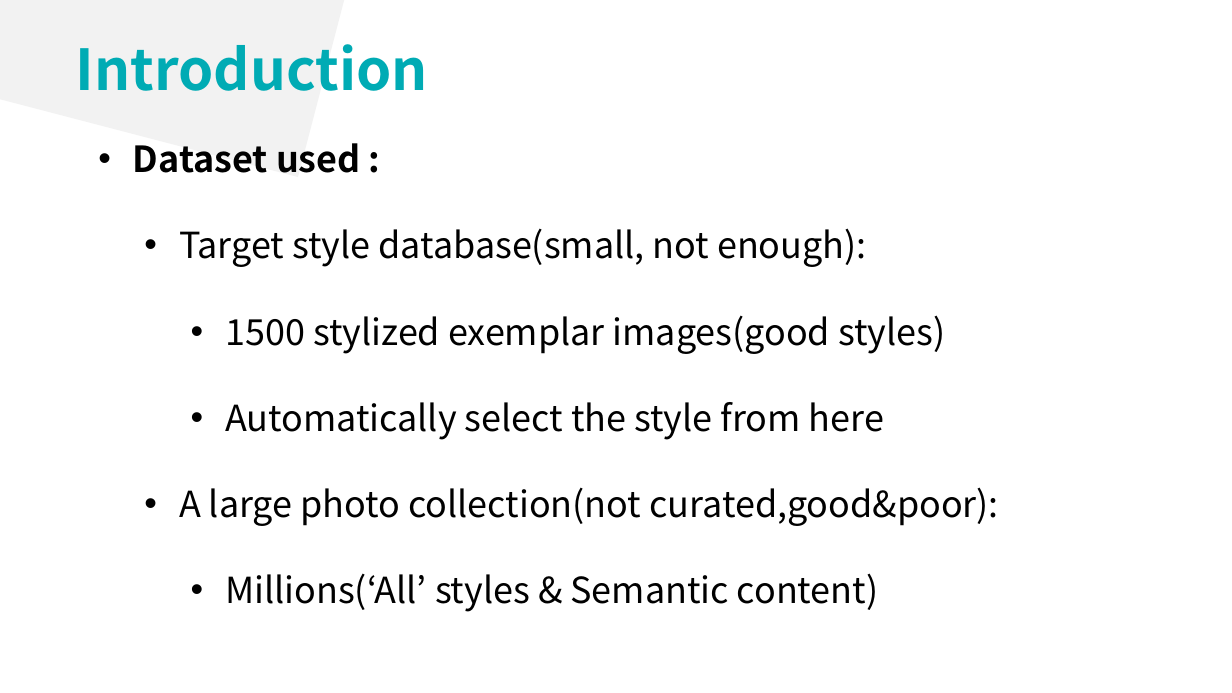
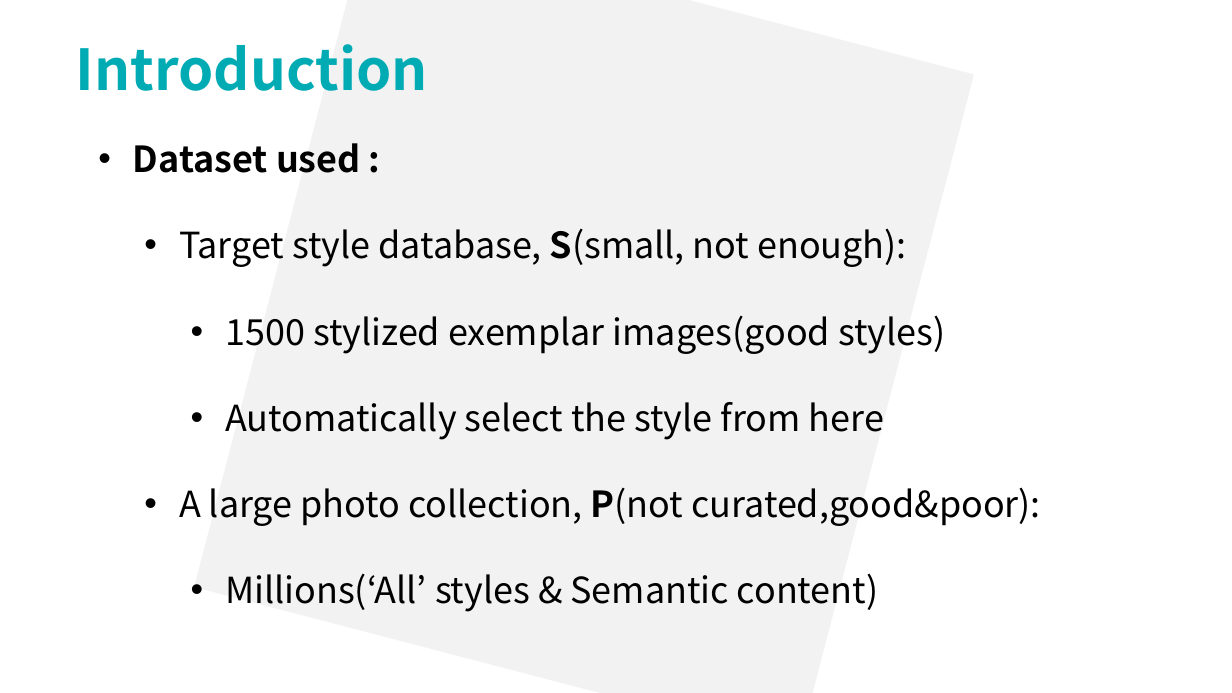
Before and after one commit to lsyoath/sheepy, a slide deck: slide 8 of ComputerVision.pptx (slide 6 before the commit). Drawn at 1232x693 pixels with LibreOffice and Linux fonts; fonts in the diff are those of the drawing. Boxes give left, top, right and bottom in pixels: in the first picture for what was removed or moved away, otherwise in the second. Text is boxed around its words. In the diff, an @@ line names an element or a change of style, - is before the commit and + after.

Commit message:
1551

```diff
--- a/ComputerVision.pptx
+++ b/ComputerVision.pptx
@@ rectangle: place and size @@
-rectangle at [0, 0, 474, 177]
+rectangle at [194, 0, 975, 693]
@@ text at [179, 228, 906, 267]: text changed @@
-  • Target style database(small, not enough):
+  • Target style database, S(small, not enough):
@@ text at [179, 487, 1040, 526]: text changed @@
-  • A large photo collection(not curated,good&poor):
+  • A large photo collection, P(not curated,good&poor):
```
Also in this commit, not shown: 8 other slides changed, 16 slides added, 1 slide removed.
